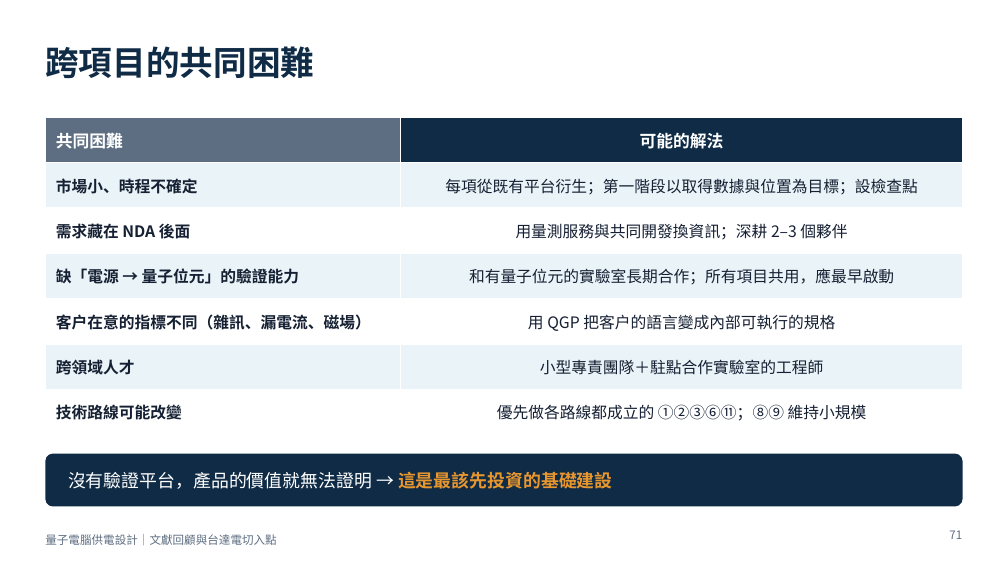
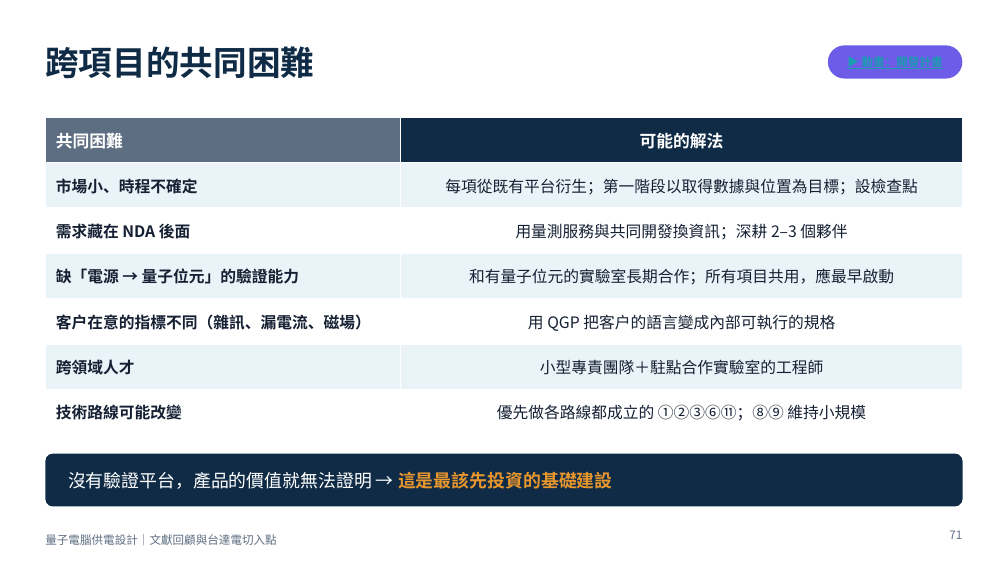
Before and after one commit to pcpcchen-coder/QuantumComputing, a slide deck: slide 71 of slides/output/qc-power-supply-delta.pptx. Drawn at 1008x567 pixels with LibreOffice and Linux fonts; fonts in the diff are those of the drawing. Boxes give left, top, right and bottom in pixels: in the first picture for what was removed or moved away, otherwise in the second. Text is boxed around its words. In the diff, an @@ line names an element or a change of style, - is before the commit and + after.

```diff
--- a/slides/output/qc-power-supply-delta.pptx
+++ b/slides/output/qc-power-supply-delta.pptx
@@ rounded rectangle added at (x1=828, y1=45, x2=963, y2=79), fill #6C5CE7 @@
```
Also in this commit, not shown: 12 other slides changed, 6 other files.
